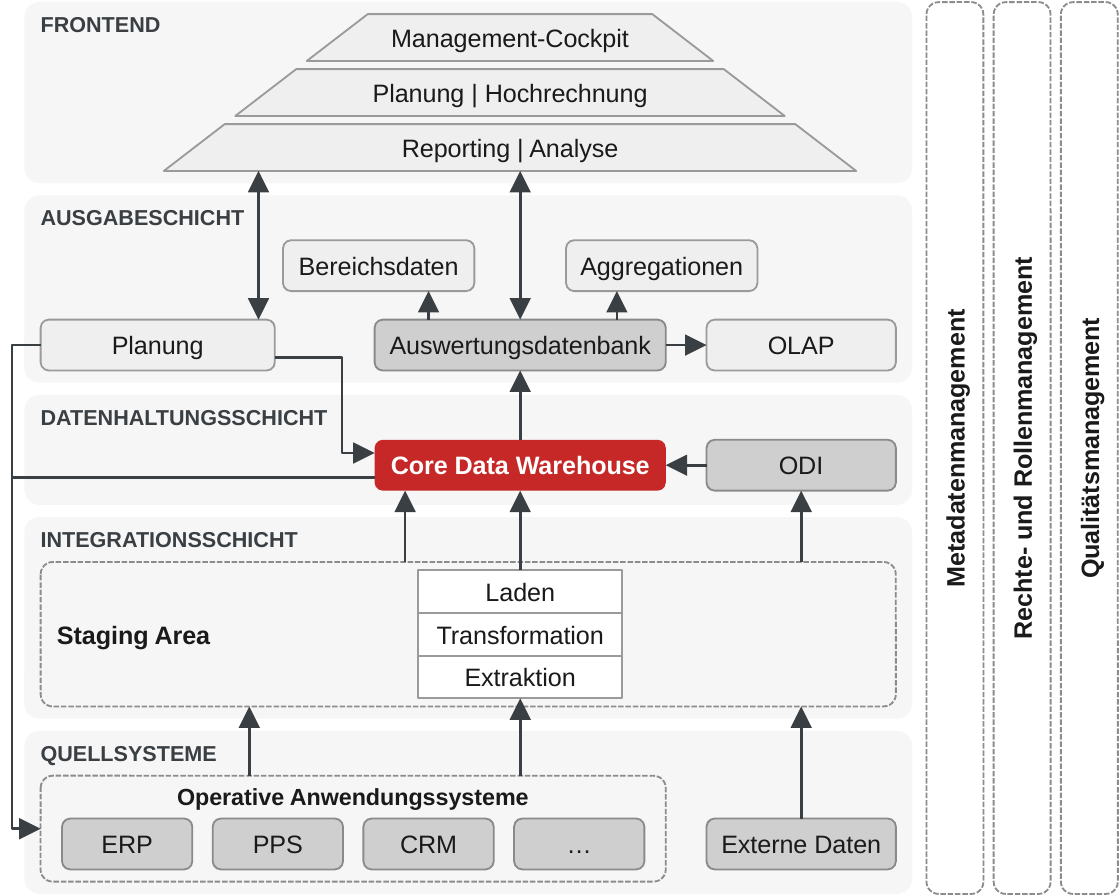
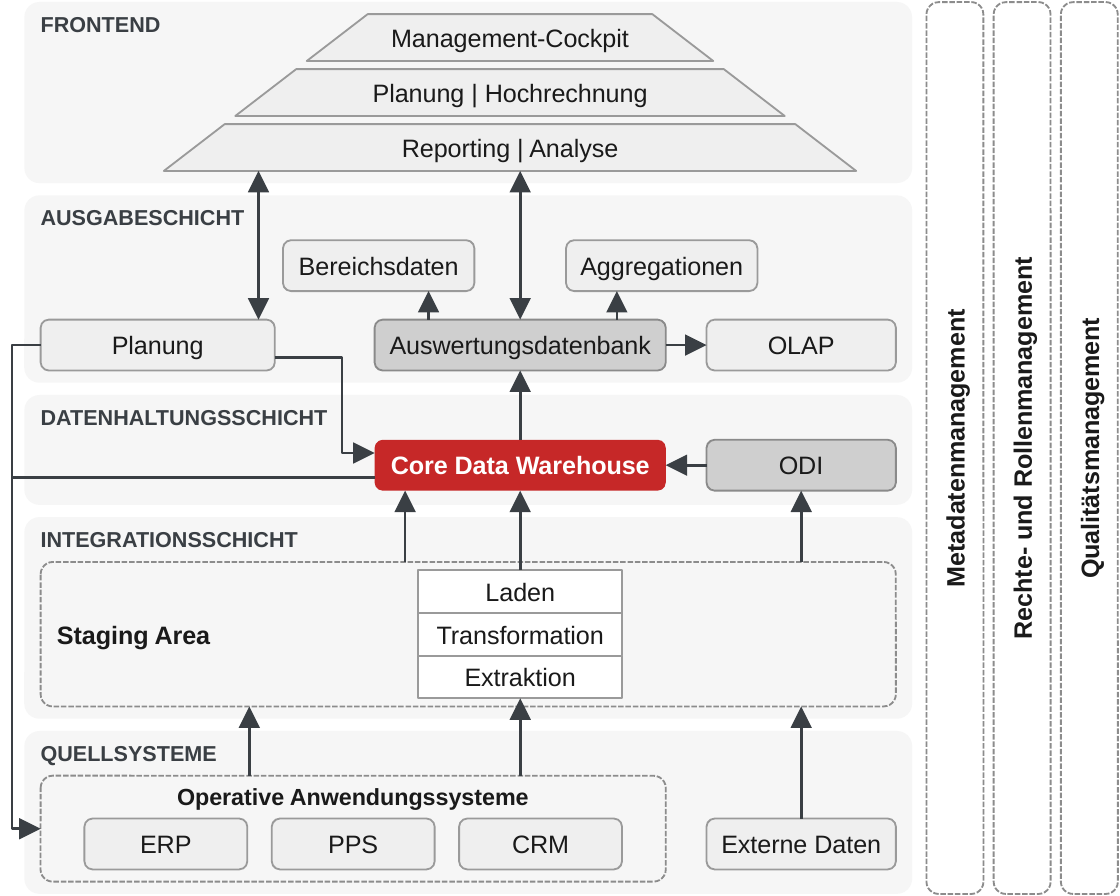
Before and after one commit to scotandmillfield-spec/Planung_Reporting_6, a slide deck: slide 1 of abbildungen/kap5/Business_Intelligence_Referenzarchitektur_als_Ordnungsrahmen.pptx. Drawn at 1120x896 pixels with LibreOffice and Linux fonts; fonts in the diff are those of the drawing. Boxes give left, top, right and bottom in pixels: in the first picture for what was removed or moved away, otherwise in the second. Text is boxed around its words. In the diff, an @@ line names an element or a change of style, - is before the commit and + after.

```diff
--- a/abbildungen/kap5/Business_Intelligence_Referenzarchitektur_als_Ordnungsrahmen.pptx
+++ b/abbildungen/kap5/Business_Intelligence_Referenzarchitektur_als_Ordnungsrahmen.pptx
@@ rounded rectangle "ERP": place and size @@
-rounded rectangle "ERP" at (62,820,191,872)
+rounded rectangle "ERP" at (85,820,248,872)
@@ rounded rectangle "PPS": place and size @@
-rounded rectangle "PPS" at (212,820,341,872)
+rounded rectangle "PPS" at (272,820,435,872)
@@ fill #CFCFCF to #EFEFEF; outline #8A8A8A 0.5 pt to #9A9A9A 0.5 pt in 4 elements at (706,820,895,872), (85,820,248,872), (272,820,435,872), (460,820,623,872) @@
@@ rounded rectangle "CRM": place and size @@
-rounded rectangle "CRM" at (365,820,494,872)
+rounded rectangle "CRM" at (460,820,623,872)
@@ rounded rectangle removed at (515,820,644,872) @@
-…
```
Also in this commit, not shown: 43 other files.
